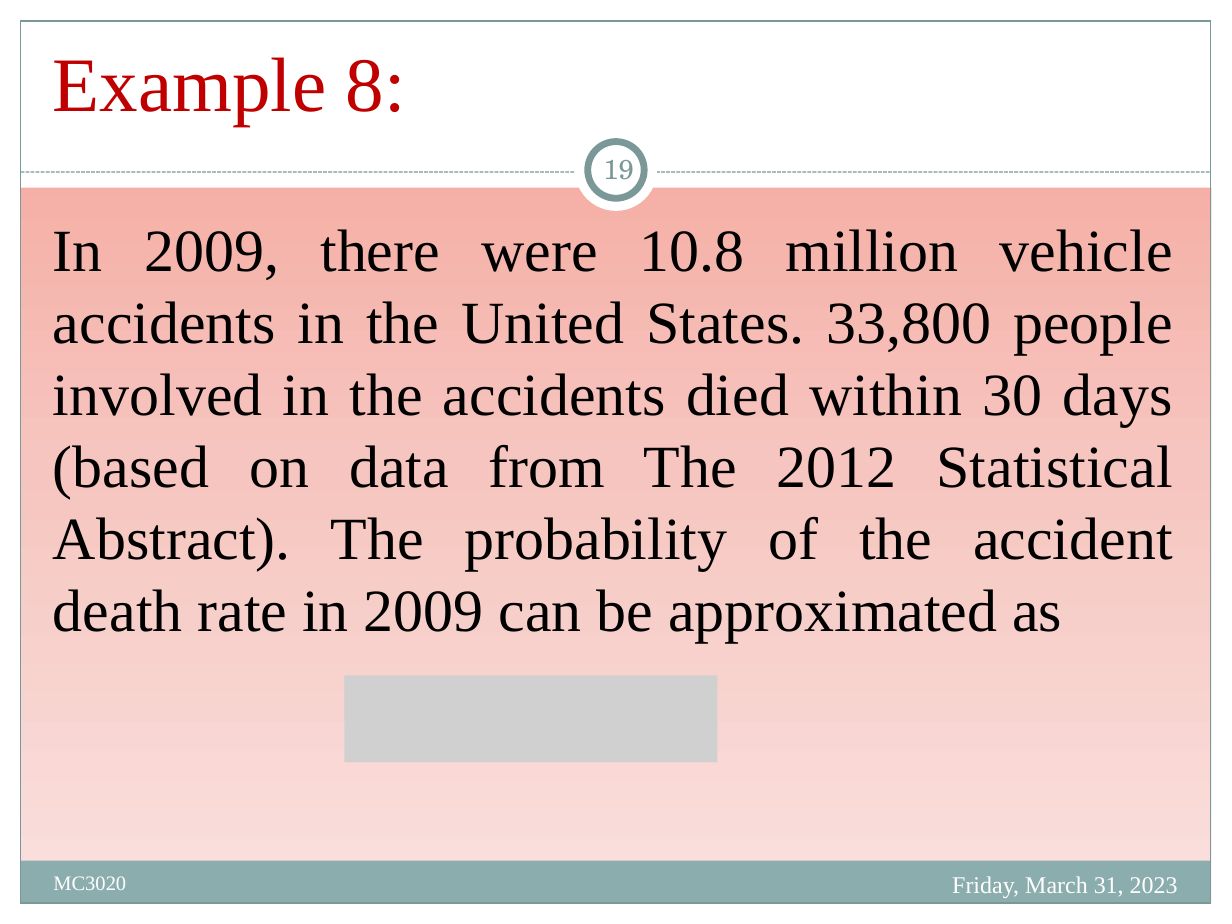
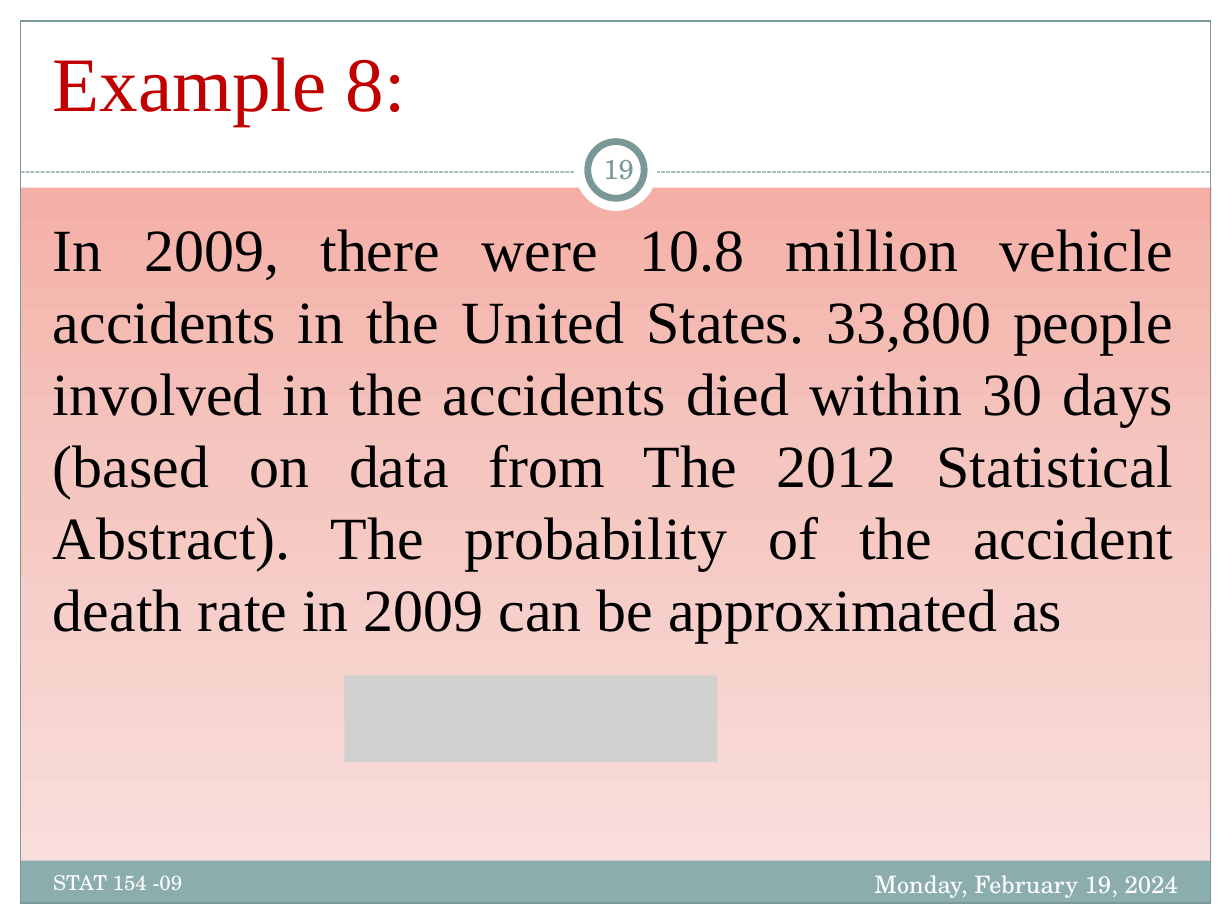
Before and after one commit to Mayooran1987/MC3020_E22, a slide deck: slide 19 of Lect_1.pptx. Drawn at 1232x924 pixels with LibreOffice and Linux fonts; fonts in the diff are those of the drawing; grey boxes stand for pictures. Boxes give left, top, right and bottom in pixels: in the first picture for what was removed or moved away, otherwise in the second. Text is boxed around its words. In the diff, an @@ line names an element or a change of style, - is before the commit and + after.

```diff
--- a/Lect_1.pptx
+++ b/Lect_1.pptx
@@ text at box(53, 875, 183, 890): text changed; font Times New Roman to TeX Gyre Schola @@
-MC3020
+STAT 154 -09
@@ text at box(874, 875, 1178, 898): text changed; font Times New Roman to TeX Gyre Schola @@
-Friday, March 31, 2023
+Monday, February 19, 2024
```
Also in this commit, not shown: 70 other slides changed, 2 slides added, 2 slides removed.
